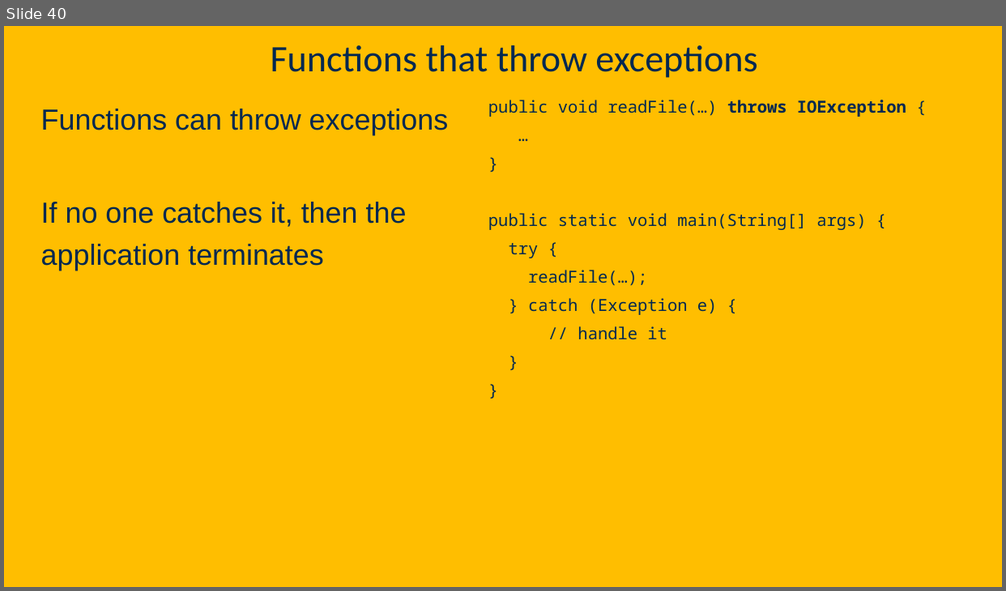
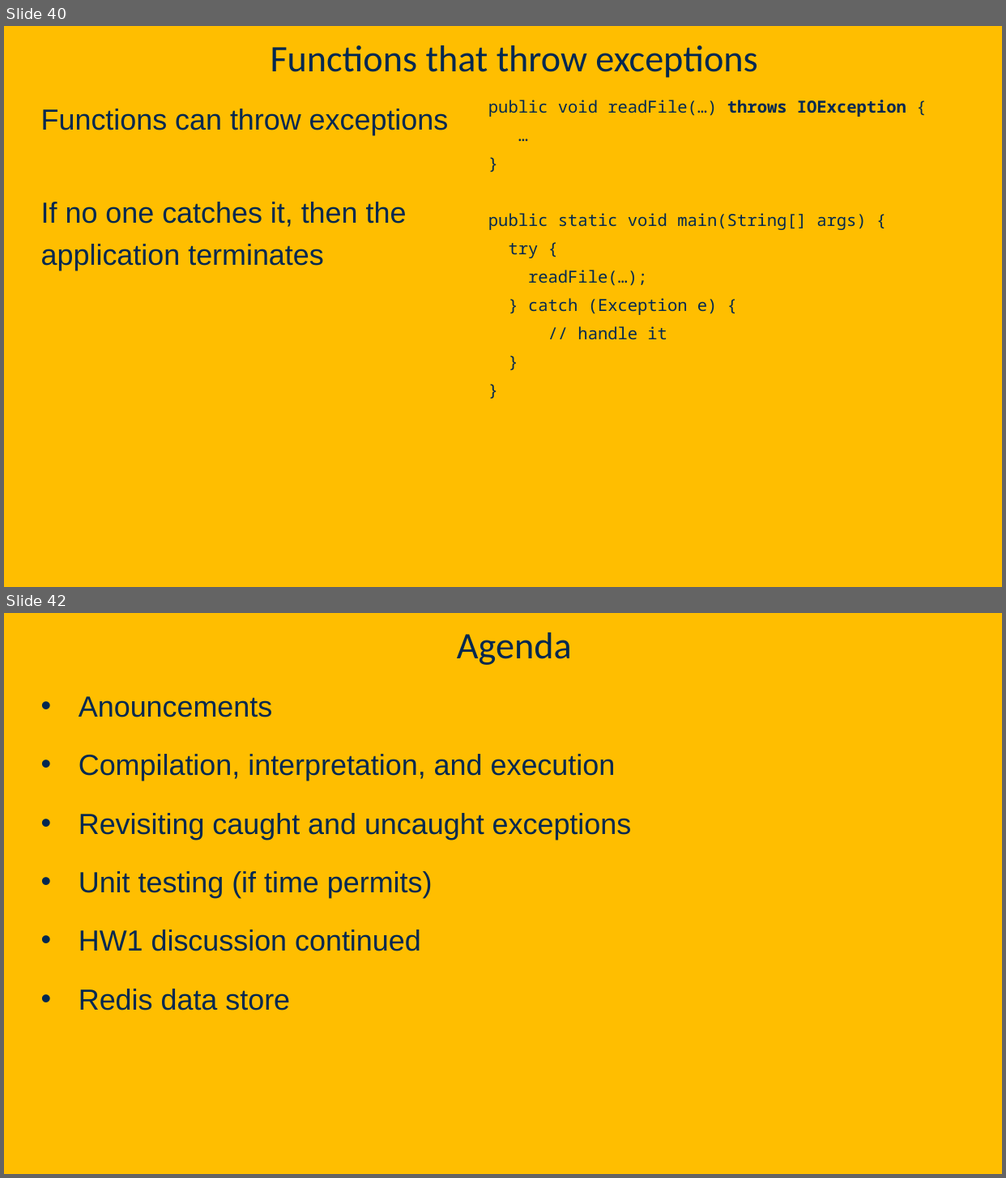
Before and after one commit to davsec-teaching/ECS160-Winter2025, a slide deck: slides/3_object_oriented_fundamentals.pptx. Shown one above the other, each under a label of ours: slide 40 before the commit, slides 40 and 42 after it; the slides between them are not shown. The pictures are 1006x591 and 1006x1178 pixels, drawn with LibreOffice and Linux fonts; fonts in the diff are those of the drawing; background and template pictures are left out. Boxes give left, top, right and bottom in pixels: in the first picture for what was removed or moved away, otherwise in the second. Text is boxed around its words. In the diff, an @@ line names an element or a change of style, - is before the commit and + after.

Commit message:
Added Redis slides, updated OO slides

```diff
--- a/slides/3_object_oriented_fundamentals.pptx
+++ b/slides/3_object_oriented_fundamentals.pptx
@@ slide 42 added at (4,613,1002,1174), background picture (left out) @@
@@ title added at (457,632,572,665), 36 pt, text #022850 @@
+Agenda
@@ text added at (79,696,632,1011), 28 pt, text #022850 @@
+• Anouncements
+• Compilation, interpretation, and execution
+• Revisiting caught and uncaught exceptions
+• Unit testing (if time permits)
+• HW1 discussion continued
+• Redis data store
```
Also in this commit, not shown: 13 other slides added, 2 other files.
